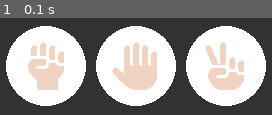
Above: before the commit, frame 1.
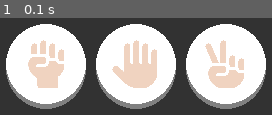
Above: after the commit, the same moment.

Repository: FYP-EEG/EEG
Game: pygame game, started from pygame/test.py
Same seed, same stepped clock (60 frames per second), same inputs: the game is played once before the commit and once after it.
Inputs:
- Up to frame 1 (0.1 s): no input

The runs differ from the first frame. In frame 1, 9.3% of the frame differs, in the area x 2-98%, y 6-94%.

Commit message:
added background circle

Diff:
--- a/pygame/Button.py
+++ b/pygame/Button.py
@@ -1,14 +1,24 @@
 import pygame
 class Button(pygame.sprite.Sprite):
-    def __init__(self, size, position,icon):
+    def __init__(self, size, position,icon, background_color=(128,128,128), icon_color=(255,255,255)):
         super().__init__()
 
         #button size
         self.size = size
+        self.icon_color = icon_color
+        self.background_color = background_color
+        self.offset = self.size//8
+        self.position = position
 
+        self.img = pygame.image.load(icon).convert_alpha()
+
+        self.update_layout(self.size, self.position)
+        """
         #surface size
-        self.surf = pygame.Surface((size*2, size*2), pygame.SRCALPHA)
-        pygame.draw.circle(self.surf, (255,255,255), center=(size, size), radius=size)
+        self.surf = pygame.Surface((size*2.5, size*2+self.offset), pygame.SRCALPHA)
+
+        pygame.draw.circle(self.surf, color=background_color, center=(size,size+self.offset), radius=size)
+        pygame.draw.circle(self.surf, color=self.icon_color, center=(size, size), radius=size)
 
         self.img = pygame.image \
                             .load(icon) \
@@ -18,24 +28,29 @@
         #define where button is placed on main screen
         self.rect = self.surf.get_rect(center=position)
         #calculate where to place icon
-        self.img_rect = self.img.get_rect(center=self.rect.center)
+        self.img_rect = self.img.get_rect(center=self.rect.center)"""
 
     def update_layout(self, size, position):
+        self.size = size
+        self.position = position
+        self.offset = self.size//8
+
         #surface basically a block to draw on
-        self.surf = pygame.Surface((size*2,size*2), pygame.SRCALPHA)
+        self.surf = pygame.Surface((size*2,size*2+self.offset), pygame.SRCALPHA)
         #draw white circle within block
-        pygame.draw.circle(self.surf, (255,255,255), center=(size, size), radius=size)
+        pygame.draw.circle(self.surf, color=self.background_color, center=(size,size+self.offset), radius=size)
+        pygame.draw.circle(self.surf, color=self.icon_color, center=(size, size), radius=size)
 
         #make sure image at center of circle
         ##scale image to fit within block
-        self.img = pygame.transform.scale(self.img, (size*1.5,size*1.5))
-        ##get center of rectangle
+        scaled_icon = pygame.transform.scale(self.img, (size*1.5,size*1.5))
+        ##center it onto main circle
+        icon_rect = scaled_icon.get_rect(center=(self.size, self.size))
+        ##draw icon onto button surface directly
+        self.surf.blit(scaled_icon, icon_rect)
+        #define where button sits on main screen
         self.rect = self.surf.get_rect(center=position)
-        ##get center of image
-        self.img_rect = self.img.get_rect(center=self.rect.center)
 
     def draw(self, surface):
         #draw white circle onto surface
         surface.blit(self.surf, self.rect)
-        #draw icon onto surface
-        surface.blit(self.img, self.img_rect)
Not shown, changed: devlog-anson/2026-6-30.md
